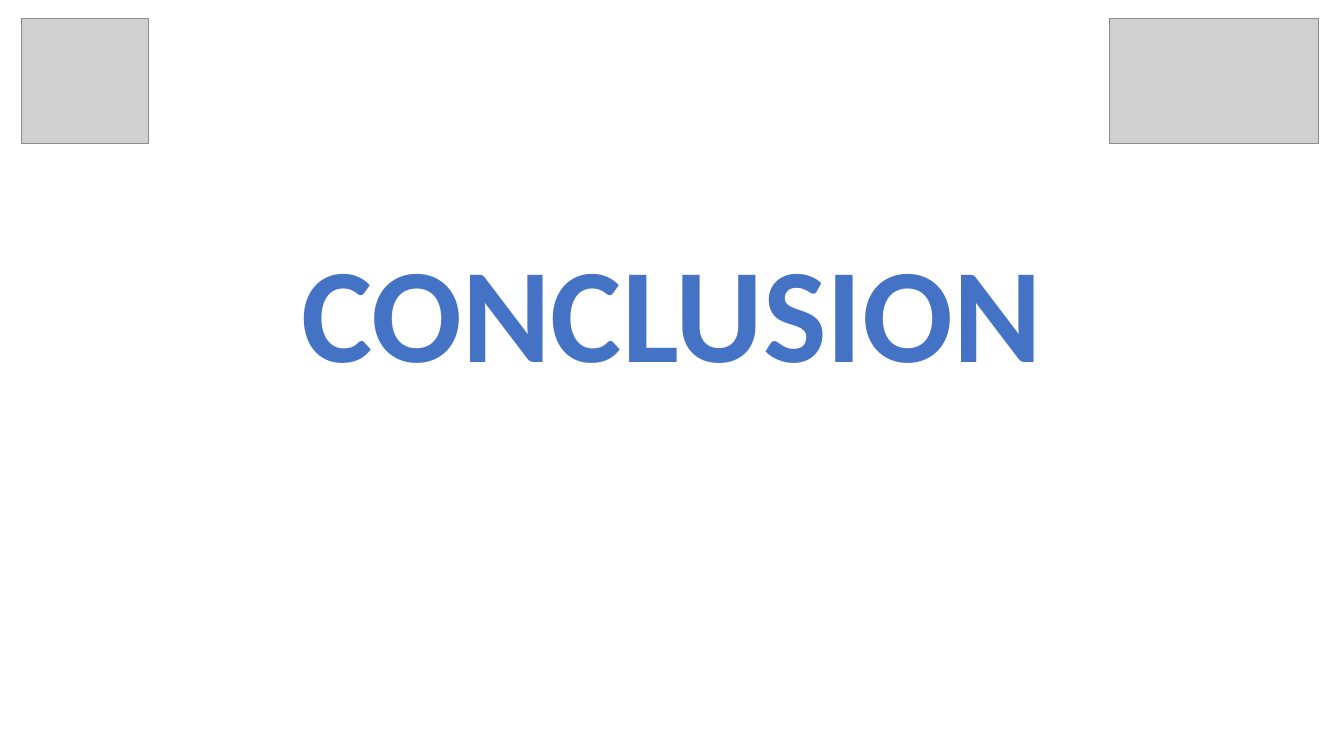
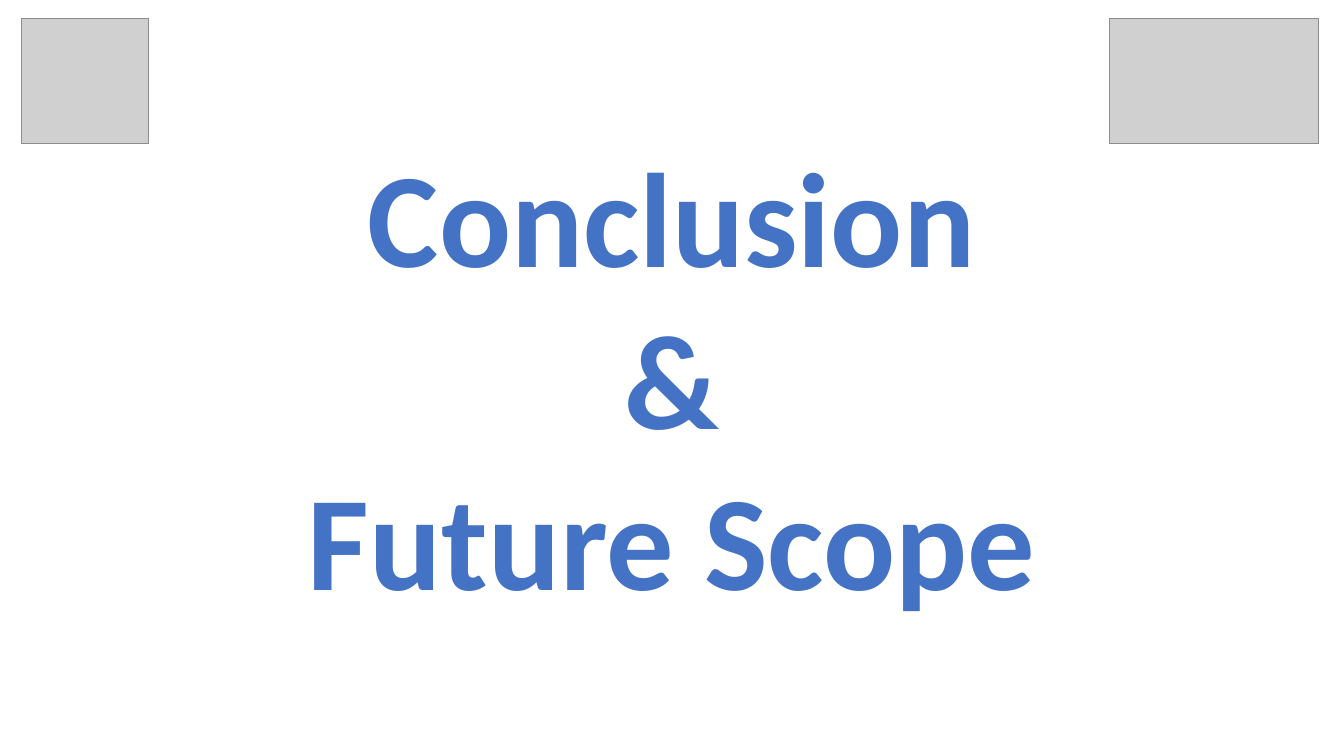
Before and after one commit to bhakon/Akshar, a slide deck: slide 21 of Documents/Presentaion/Project_Akshar_Presentation.pptx (slide 25 before the commit). Drawn at 1344x756 pixels with LibreOffice and Linux fonts; fonts in the diff are those of the drawing; grey boxes stand for pictures. Boxes give left, top, right and bottom in pixels: in the first picture for what was removed or moved away, otherwise in the second. Text is boxed around its words. In the diff, an @@ line names an element or a change of style, - is before the commit and + after.

```diff
--- a/Documents/Presentaion/Project_Akshar_Presentation.pptx
+++ b/Documents/Presentaion/Project_Akshar_Presentation.pptx
@@ text at [308, 172, 1035, 611]: text changed @@
-CONCLUSION
+Conclusion
+&
+Future Scope
```
Also in this commit, not shown: 6 other slides changed, 5 slides added, 9 slides removed, 24 other files.
